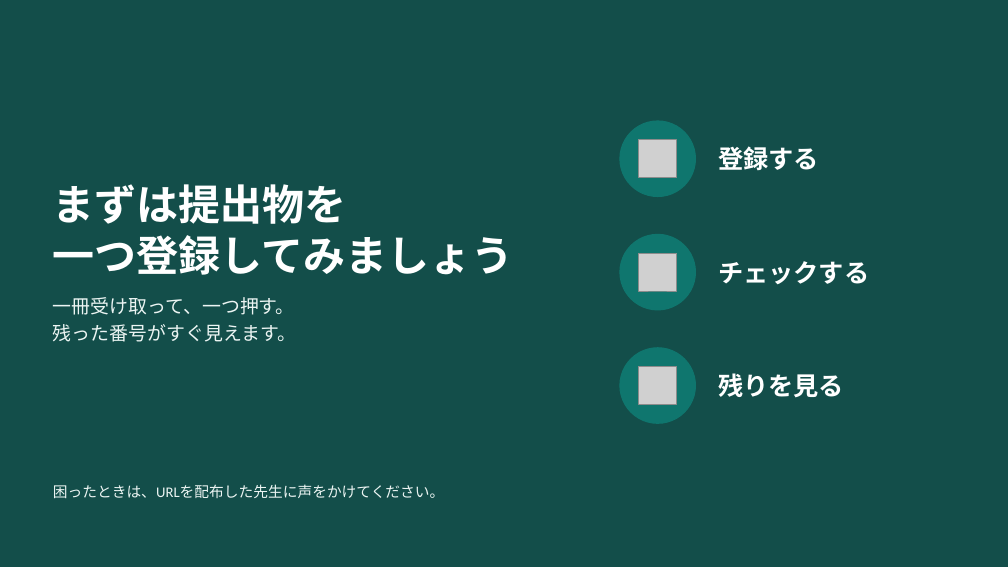
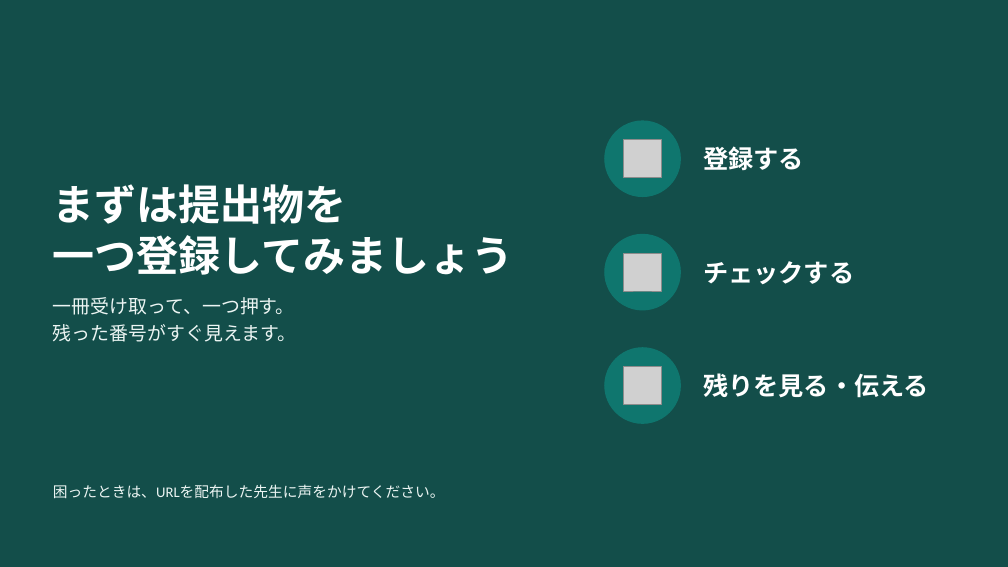
Before and after one commit to daharakazu-glitch/homework-checker, a slide deck: slide 20 of docs/提出物チェッカー_使い方ガイド.pptx (slide 13 before the commit). Drawn at 1008x567 pixels with LibreOffice and Linux fonts; fonts in the diff are those of the drawing; grey boxes stand for pictures. Boxes give left, top, right and bottom in pixels: in the first picture for what was removed or moved away, otherwise in the second. Text is boxed around its words. In the diff, an @@ line names an element or a change of style, - is before the commit and + after.

```diff
--- a/docs/提出物チェッカー_使い方ガイド.pptx
+++ b/docs/提出物チェッカー_使い方ガイド.pptx
@@ text "登録する": place and size @@
-text "登録する" at (718,146,819,170)
+text "登録する" at (703,146,804,170)
@@ text "チェックする": place and size @@
-text "チェックする" at (718,261,869,284)
+text "チェックする" at (703,261,854,284)
@@ 3 pictures, 3 ellipses: place and size @@
-3 pictures, 3 ellipses at (620,121,696,423)
+3 pictures, 3 ellipses at (605,121,681,423)
@@ text at (703,373,929,398): text changed @@
-残りを見る
+残りを見る・伝える
```
Also in this commit, not shown: 11 other slides changed, 8 slides added, 1 slide removed.
